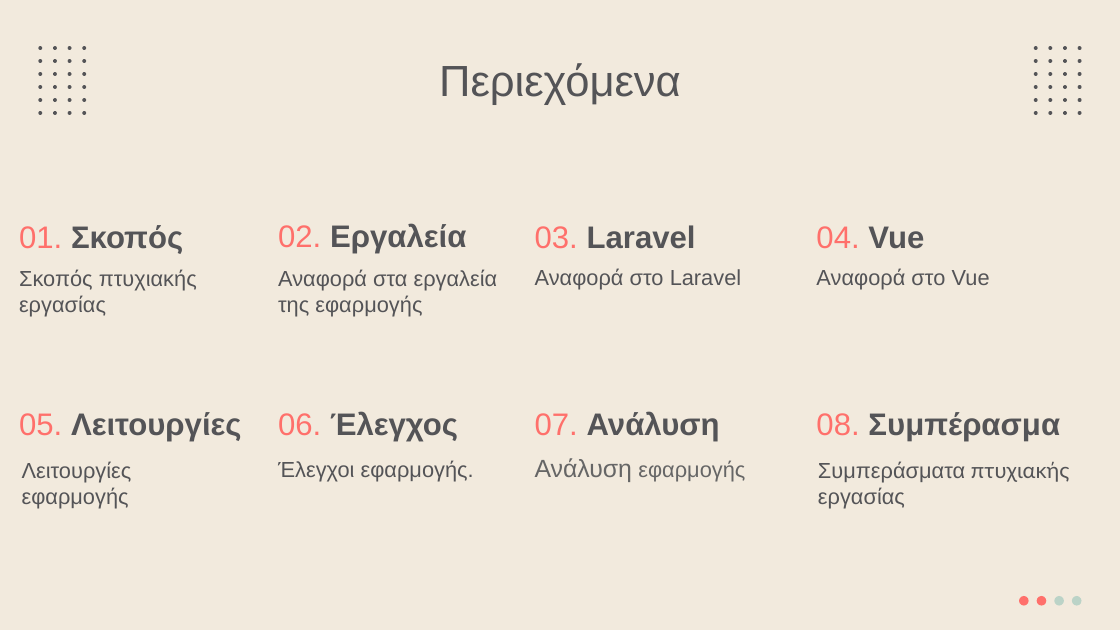
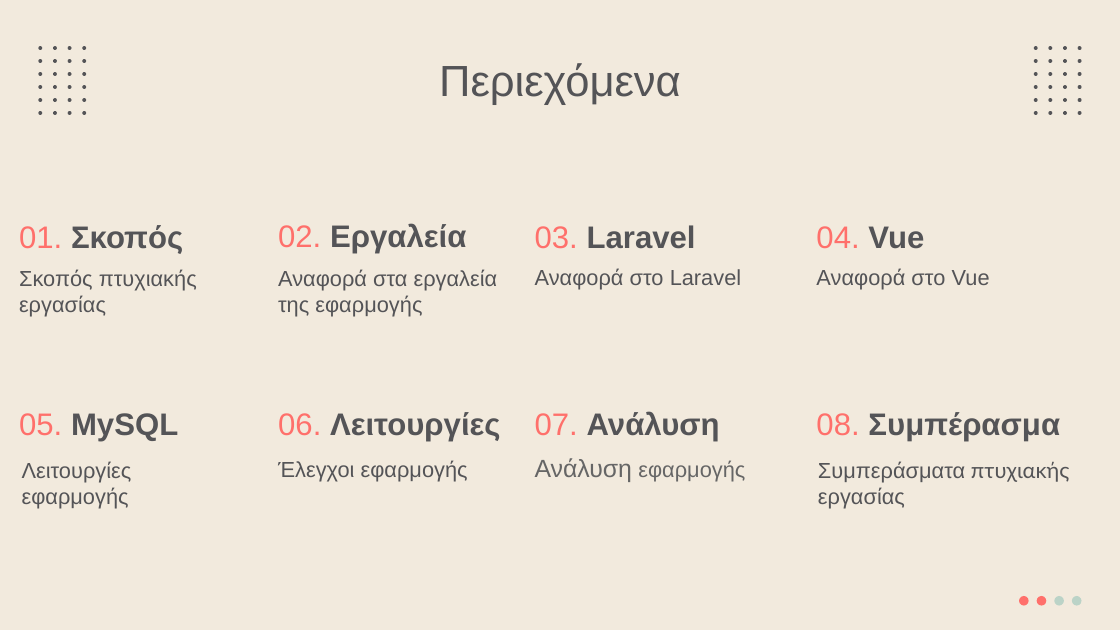
Before and after one commit to Button99/Rental-Accommodation, a slide deck: slide 2 of Thesis PowerPoint.pptx. Drawn at 1120x630 pixels with LibreOffice and Linux fonts; fonts in the diff are those of the drawing. Boxes give left, top, right and bottom in pixels: in the first picture for what was removed or moved away, otherwise in the second. Text is boxed around its words. In the diff, an @@ line names an element or a change of style, - is before the commit and + after.

```diff
--- a/Thesis PowerPoint.pptx
+++ b/Thesis PowerPoint.pptx
@@ title at bbox=[19, 413, 178, 441]: text changed @@
-05. Λειτουργίες
+05. MySQL
@@ text at bbox=[278, 412, 501, 441]: text changed @@
-06. Έλεγχος
+06. Λειτουργίες
@@ text at bbox=[278, 460, 468, 482]: text changed @@
-Έλεγχοι εφαρμογής.
+Έλεγχοι εφαρμογής
```
Also in this commit, not shown: 2 other slides changed, 3 slides removed.
